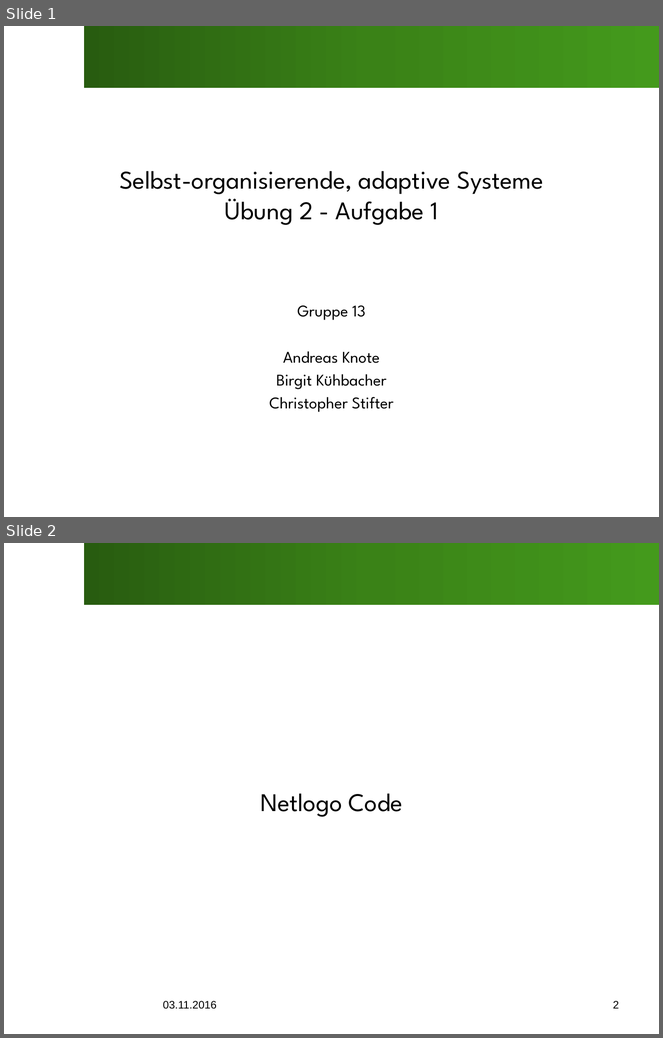
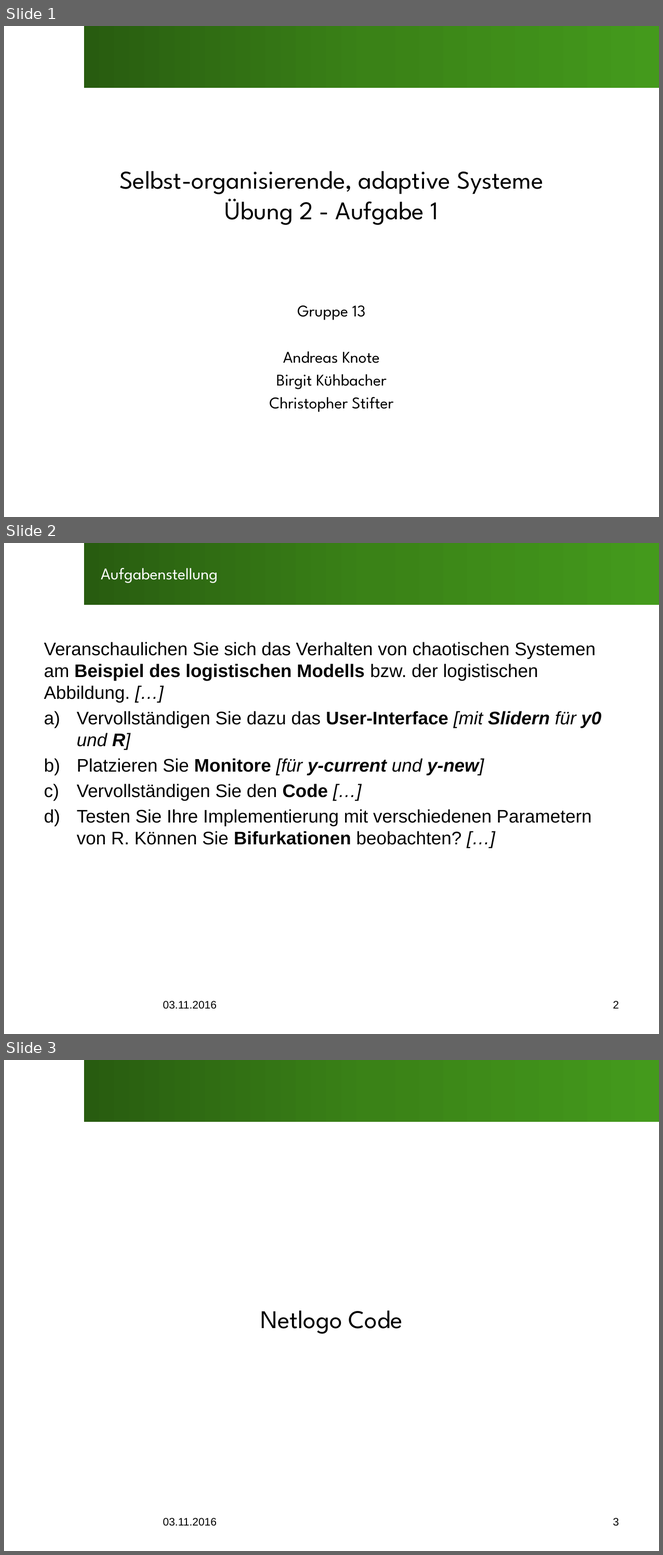
Before and after one commit to SOAS-Uni-Augsburg/ws16-17-group-13, a slide deck: Blatt02/Aufgabe01/Slides.pptx. Shown one above the other, each under a label of ours: slides 1 and 2 before the commit, slides 1, 2 and 3 after it. The pictures are 663x1038 and 663x1555 pixels, drawn with LibreOffice and Linux fonts; fonts in the diff are those of the drawing; background and template pictures are left out. Boxes give left, top, right and bottom in pixels: in the first picture for what was removed or moved away, otherwise in the second. Text is boxed around its words. In the diff, an @@ line names an element or a change of style, - is before the commit and + after.

Commit message:
Adds Aufgabenstellung at beginning Adds PDF

```diff
--- a/Blatt02/Aufgabe01/Slides.pptx
+++ b/Blatt02/Aufgabe01/Slides.pptx
@@ slide 2 added at <box>4,543,659,1034</box>, background #FFFFFF; not listed: 1 template element that a slide beside it also shows @@
@@ title added at <box>101,568,218,583</box>, 18 pt, text #FFFFFF @@
+Aufgabenstellung
@@ text added at <box>44,642,601,845</box>, 20 pt, text #000000 @@
+Veranschaulichen Sie sich das Verhalten von chaotischen Systemen am Beispiel des logistischen Modells bzw. der logistischen Abbildung. […]
+a) Vervollständigen Sie dazu das User-Interface [mit Slidern für y0 und R]
+b) Platzieren Sie Monitore [für y-current und y-new]
+c) Vervollständigen Sie den Code […]
+d) Testen Sie Ihre Implementierung mit verschiedenen Parametern von R. Können Sie Bifurkationen beobachten? […]
@@ text added at <box>163,1001,217,1009</box>, 12 pt, text #000000 @@
+03.11.2016
@@ page number added at <box>613,1001,619,1009</box>, 12 pt, text #000000 @@
+2
@@ what was slide 2 is now slide 3 @@
@@ page number at <box>613,1518,619,1526</box>: text changed @@
-2
+3
```
Also in this commit, not shown: 1 other file.
